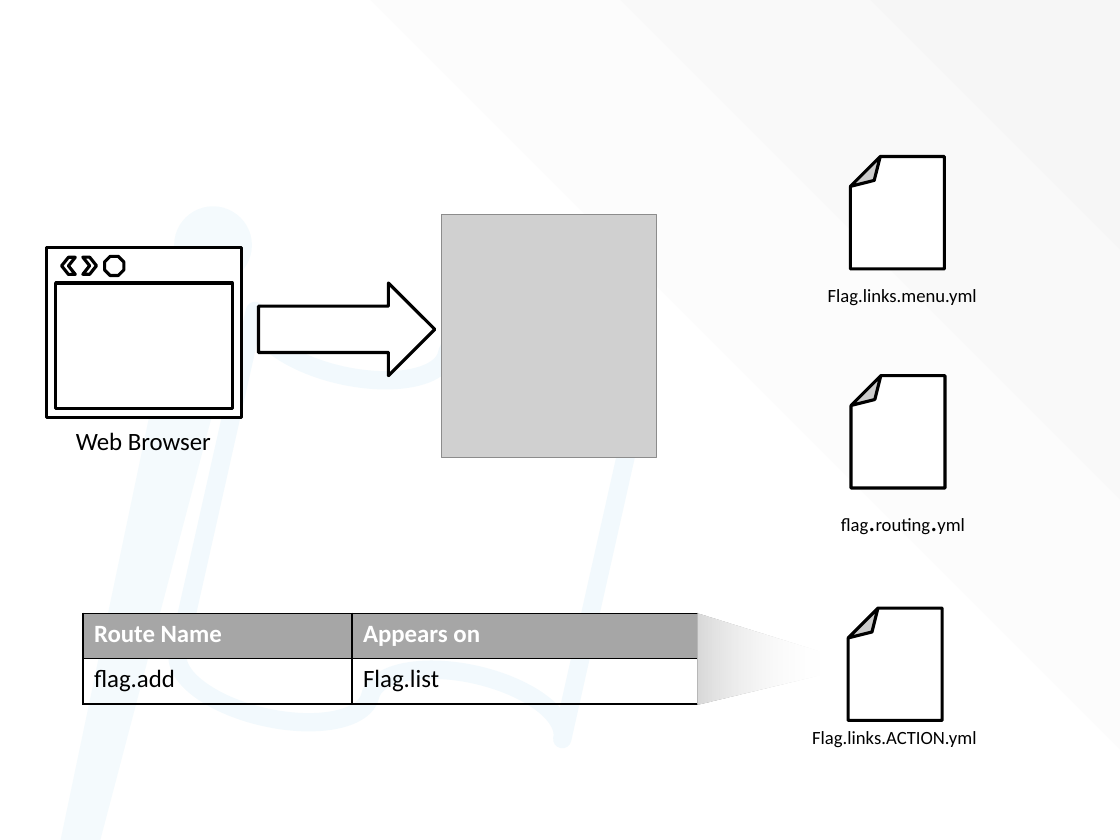
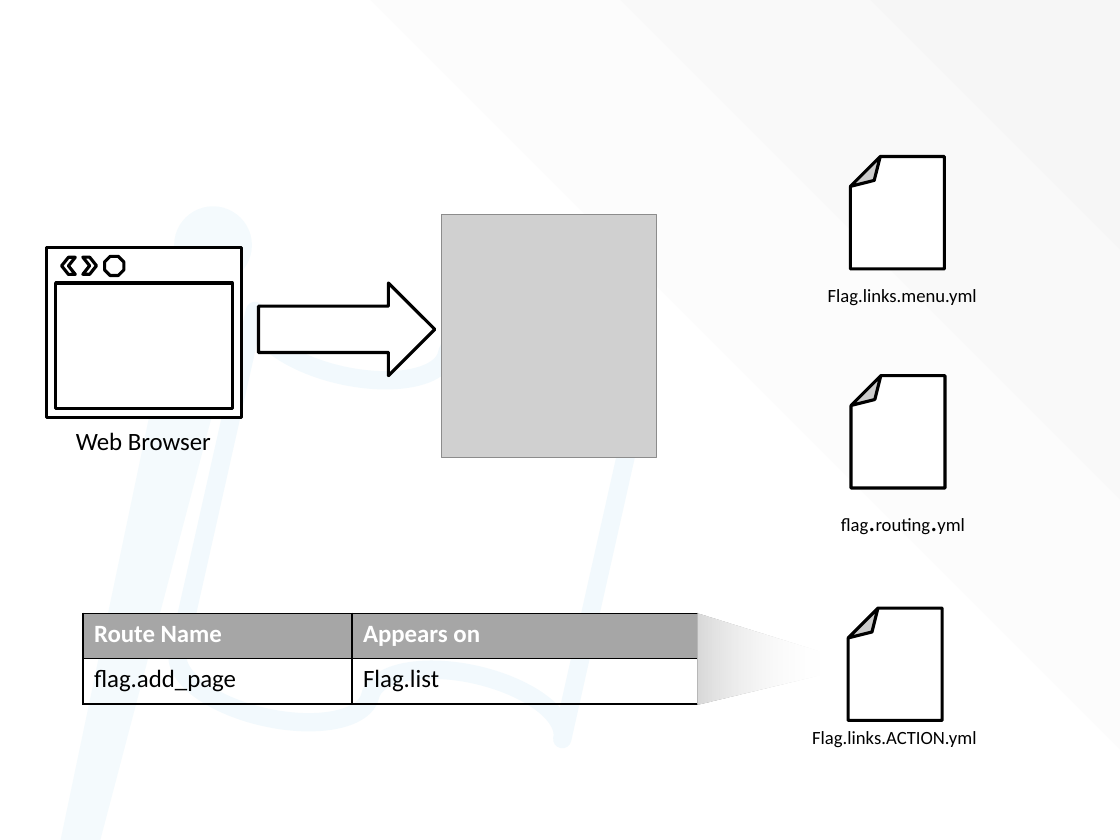
Before and after one commit to socketwench/portingFlagToDrupal8, a slide deck: slide 29 of src/flagOnD8.pptx. Drawn at 1120x840 pixels with LibreOffice and Linux fonts; fonts in the diff are those of the drawing; grey boxes stand for pictures; background and template pictures are left out. Boxes give left, top, right and bottom in pixels: in the first picture for what was removed or moved away, otherwise in the second. Text is boxed around its words. In the diff, an @@ line names an element or a change of style, - is before the commit and + after.

```diff
--- a/src/flagOnD8.pptx
+++ b/src/flagOnD8.pptx
@@ table at (83,613,698,703) @@
-row 2, column 1: flag.add
+row 2, column 1: flag.add_page
```
Also in this commit, not shown: 6 other slides changed, 8 slides added, 27 other files.
